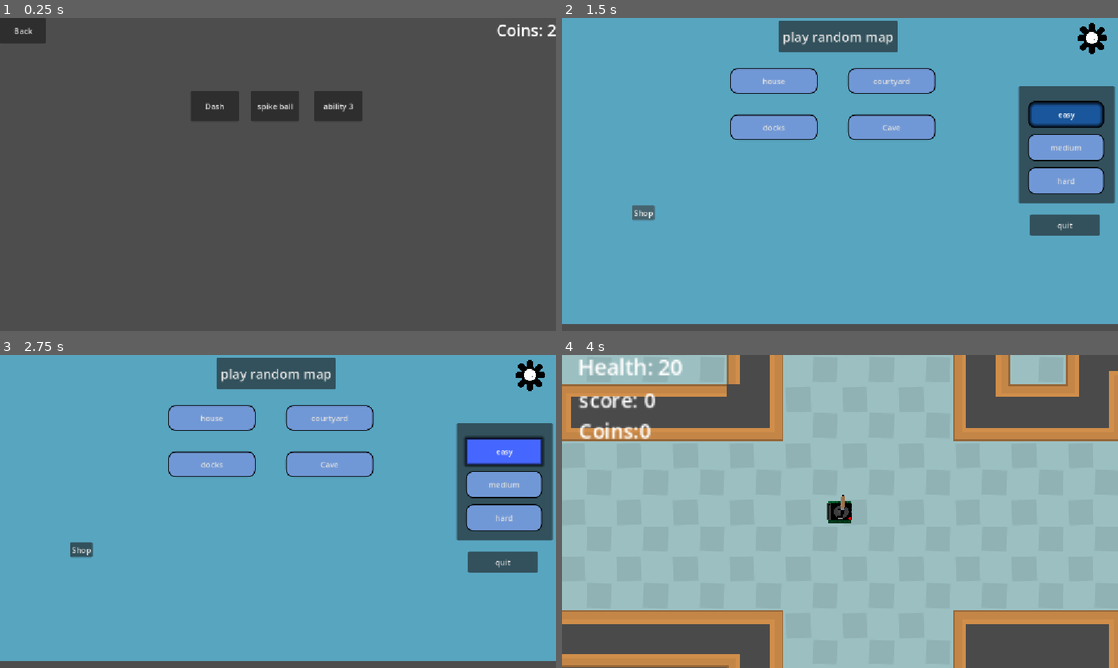
Above: before the commit, frames 1-4 (two rows, left to right).
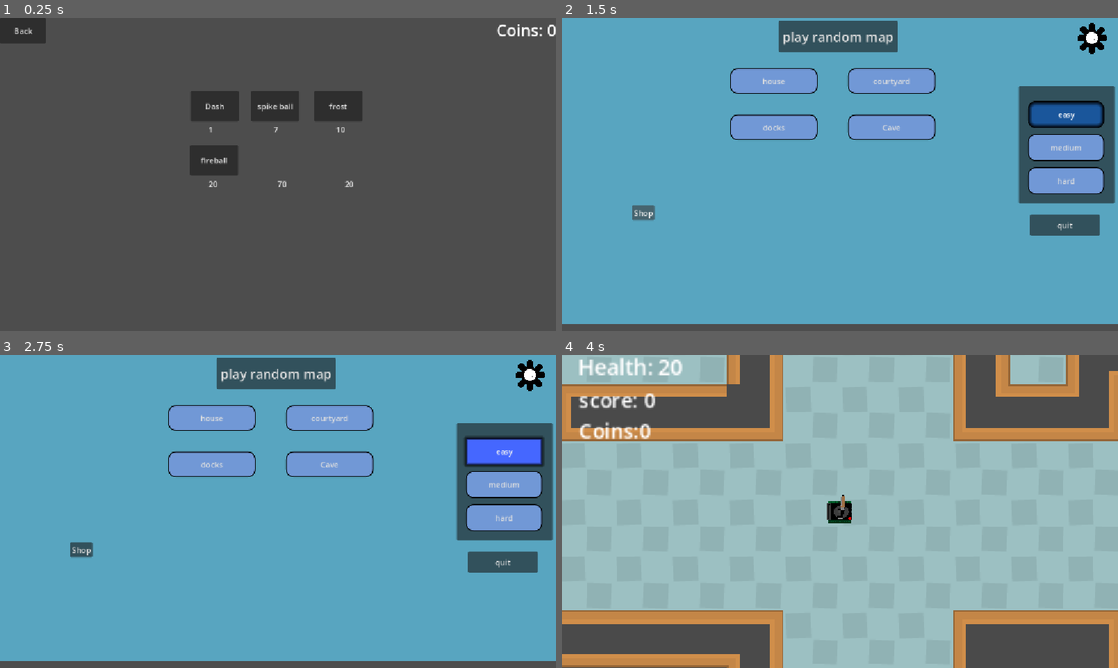
Above: after the commit, the same moments.

Repository: isaacK-428/shot_gun_craze
Game: Godot game, scene res://scenes/shop.tscn
Same seed, same stepped clock (60 frames per second), same inputs: the game is played once before the commit and once after it. This scene is started directly instead of the project's main scene.
Inputs:
- Up to frame 1 (0.25 s): no input
- Up to frame 2 (1.5 s): click "Back" at 0.5 s; click "Shop" at 1.25 s
- Up to frame 3 (2.75 s): click "easy" at 2 s
- Up to frame 4 (4 s): click "easy" at 2.75 s; click "play random map" at 3.5 s

The runs differ from the first frame. In frame 1, 1.0% of the frame differs, in the area x 34-100%, y 2-54%; in frame 2, less than 0.1%; in frame 3, less than 0.1%; in frame 4, nothing differs.

Commit message:
shop
saved data of shop and made the data transfer over to player made chedcks to check what ability it has

Diff:
--- a/scenes/shop.tscn
+++ b/scenes/shop.tscn
@@ -33,13 +33,21 @@
 offset_bottom = 214.0
 text = "spike ball"
 
-[node name="ability_3" type="Button" parent="." unique_id=1458684070]
+[node name="frost" type="Button" parent="." unique_id=1458684070]
 layout_mode = 0
 offset_left = 651.0
 offset_top = 151.0
 offset_right = 751.0
 offset_bottom = 214.0
-text = "ability 3"
+text = "frost"
+
+[node name="fireball" type="Button" parent="." unique_id=671297152]
+layout_mode = 0
+offset_left = 394.0
+offset_top = 263.0
+offset_right = 494.0
+offset_bottom = 326.0
+text = "fireball"
 
 [node name="coins_label" type="Label" parent="." unique_id=63073806]
 layout_mode = 0
@@ -50,7 +58,24 @@
 theme_override_font_sizes/font_size = 33
 text = "coins: 0"
 
+[node name="Label" type="Label" parent="." unique_id=1730708719]
+layout_mode = 0
+offset_left = 432.0
+offset_top = 219.0
+offset_right = 472.0
+offset_bottom = 242.0
+text = "1                              7                             10"
+
+[node name="Label2" type="Label" parent="." unique_id=1946098913]
+layout_mode = 0
+offset_left = 432.0
+offset_top = 332.0
+offset_right = 714.0
+offset_bottom = 355.0
+text = "20                              70                             20"
+
 [connection signal="pressed" from="back" to="." method="_on_back_pressed"]
 [connection signal="pressed" from="dash" to="." method="_on_dash_pressed"]
 [connection signal="pressed" from="spike_ball" to="." method="_on_spike_ball_pressed"]
-[connection signal="pressed" from="ability_3" to="." method="_on_ability_3_pressed"]
+[connection signal="pressed" from="frost" to="." method="_on_ability_3_pressed"]
+[connection signal="pressed" from="fireball" to="." method="_on_fireball_pressed"]
--- a/scripts/coin.gd
+++ b/scripts/coin.gd
@@ -14,4 +14,3 @@
 func _on_body_entered(body: Node2D) -> void:
 	body.get_coin(1)
 	queue_free()
-	print(str(body)+"body")
--- a/scripts/load.gd
+++ b/scripts/load.gd
@@ -8,6 +8,22 @@
 var delta2 = 1
 var choose_perks = false
 var coins = 0
+var equipped_ability = "dash"
+var owned_abilites = [
+	"dash"
+]
+var total_abilites = [
+	"dash",
+	"spike ball",
+	"freeze",
+	"fireball"
+]
+var coin_costs = [
+	0,
+	7,
+	10,
+	20
+]
 # Called when the node enters the scene tree for the first time.
 func _ready() -> void:
 	pass # Replace with function body.
@@ -29,3 +45,5 @@
 func _on_timer_timeout() -> void:
 	can_combo=false
 	combo_amount = 0
+func start_level():
+	pass
--- a/scripts/main_scene.gd
+++ b/scripts/main_scene.gd
@@ -14,7 +14,7 @@
 
 # Called when the node enters the scene tree for the first time.
 func _ready() -> void:
-
+	cheese.start_level()
 	randomize()
 	d = cheese.difficulty
 	await get_tree().create_timer(2.0).timeout
@@ -23,7 +23,6 @@
 
 # Called every frame. 'delta' is the elapsed time since the previous frame.
 func _process(delta: float) -> void:
-	print(wave_n)
 
 	#if Input.is_action_just_pressed("restart"):
 		#get_tree().reload_current_scene()
@@ -42,7 +41,6 @@
 	wave_n+=1
 	var number = enemy_N
 	cheese.total_alive_enemies = enemy_N
-	print(d)
 	#await get_tree().create_timer(2.0).timeout
 	for i in enemy_N:
 		var spawner = enemy_spawn_container.get_children().pick_random()
--- a/scripts/player.gd
+++ b/scripts/player.gd
@@ -2,6 +2,13 @@
 
 var coins = 0
 var last_coins
+var equipped_ability = "dash"
+var total_abilites = [
+	"dash",
+	"spike ball",
+	"freeze",
+	"fireball"
+]
 @export var speed = 500
 @onready var gun: Marker2D = $gun
 @onready var shoot_cooldown: Timer = $shoot_cooldown
@@ -25,11 +32,12 @@
 var shot_gun_particles_1 = preload("res://scenes/shot_gun_particles_hit.tscn")
 @export var weapon_equiped: String = "pistol"
 func _ready() -> void:
+	equipped_ability = cheese.equipped_ability
+	print(equipped_ability)
 	randomize()
 	hud.change_health(health)
 	gun_changed(weapon_equiped)
 func _physics_process(delta: float) -> void:
-	perks()
 	melee_attack(delta)
 	if last_coins!=coins:
 		$Camera2D/HUD.change_coins(coins)
@@ -44,7 +52,7 @@
 	last_coins = coins
 func move(delta):
 	if can_dash==true:
-		if Input.is_action_just_pressed("dash"):
+		if Input.is_action_just_pressed("dash") &&  equipped_ability == total_abilites[0]:
 			can_dash = false
 			$dash.start()
 			$dash_cool_down.start()
@@ -172,7 +180,8 @@
 	dash=false
 	speed = 500
 func _on_dash_cool_down_timeout() -> void:
-	can_dash = true
+	if equipped_ability == total_abilites[0]:
+		can_dash = true
 func _on_camera_shake_2_timeout() -> void:
 	$Camera2D.rotation_degrees+=(randi_range(-(camera_shake_amount/2),camera_shake_amount/2))
 
@@ -190,7 +199,6 @@
 		damage = 5
 	if type == 2:
 		take_damage(randi_range(1,2)*-1)
-	print("power up ",type)
 
 
 func _on_power_up_timeout() -> void:
@@ -224,9 +232,7 @@
 
 
 func _on_water_detect_body_entered(body: Node2D) -> void:
-	print("collide")
 	if body.is_in_group("water"):
-		print("water")
 		die()
 
 
@@ -264,6 +270,3 @@
 
 func _on_actual_melee_cooldown_2_timeout() -> void:
 	actual_melee_cooldown = true
-func perks():
-	if change_perks == true:
-		$perks.show()
--- a/scripts/shop.gd
+++ b/scripts/shop.gd
@@ -7,21 +7,26 @@
 var total_abilites = [
 	"dash",
 	"spike ball",
-	"ability 3"
+	"freeze",
+	"fireball"
 ]
 var coin_costs = [
 	0,
 	7,
-	10
+	10,
+	20
 ]
 var coins = 0
 var main_menu = preload("res://scenes/main_menu.tscn")
 # Called when the node enters the scene tree for the first time.
 func _ready() -> void:
+	owned_abilites=cheese.owned_abilites
+	coin_costs=cheese.coin_costs
+	total_abilites=cheese.total_abilites
 	coins = cheese.coins
 	cheese.coins = coins
+	coins_label.text = "Coins: "+str(coins)
 	coins = 20
-	coins_label.text = "Coins: "+str(coins)
 
 
 
@@ -31,7 +36,13 @@
 
 
 func _on_back_pressed() -> void:
+	cheese.coins = coins
 	get_tree().change_scene_to_file("res://scenes/main_menu.tscn")
+	cheese.owned_abilites=owned_abilites
+	cheese.coin_costs=coin_costs
+	cheese.total_abilites=total_abilites
+	cheese.coins = coins
+	cheese.equipped_ability = equipped_ability
 
 
 func _on_dash_pressed() -> void:
@@ -44,6 +55,10 @@
 
 func _on_ability_3_pressed() -> void:
 	manage_ability(2)
+
+
+func _on_fireball_pressed() -> void:
+	manage_ability(3)
 func manage_ability(index):
 	if owned_abilites.has(total_abilites[index]):
 		change_ability(index)
@@ -51,12 +66,14 @@
 		buy_ability(index)
 func change_ability(index):
 	equipped_ability = total_abilites[index]
+	print(equipped_ability)
 func buy_ability(index):
 	if coin_costs[index]<=coins:
 		coins-=coin_costs[index]
 		owned_abilites.append(total_abilites[index])
 		update_UI(coins)
 		print(owned_abilites,"  ",coins)
+		change_ability(index)
 	else:
 		print("you dont have enough money for this purchase")
 func update_UI(Coin):
